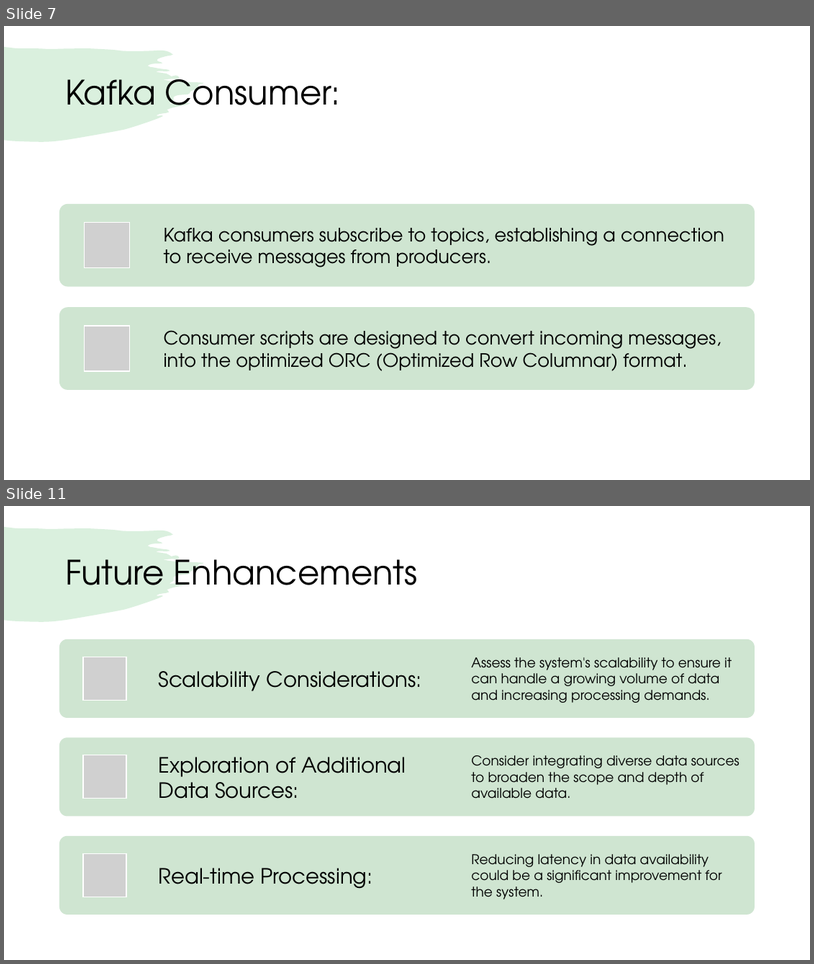
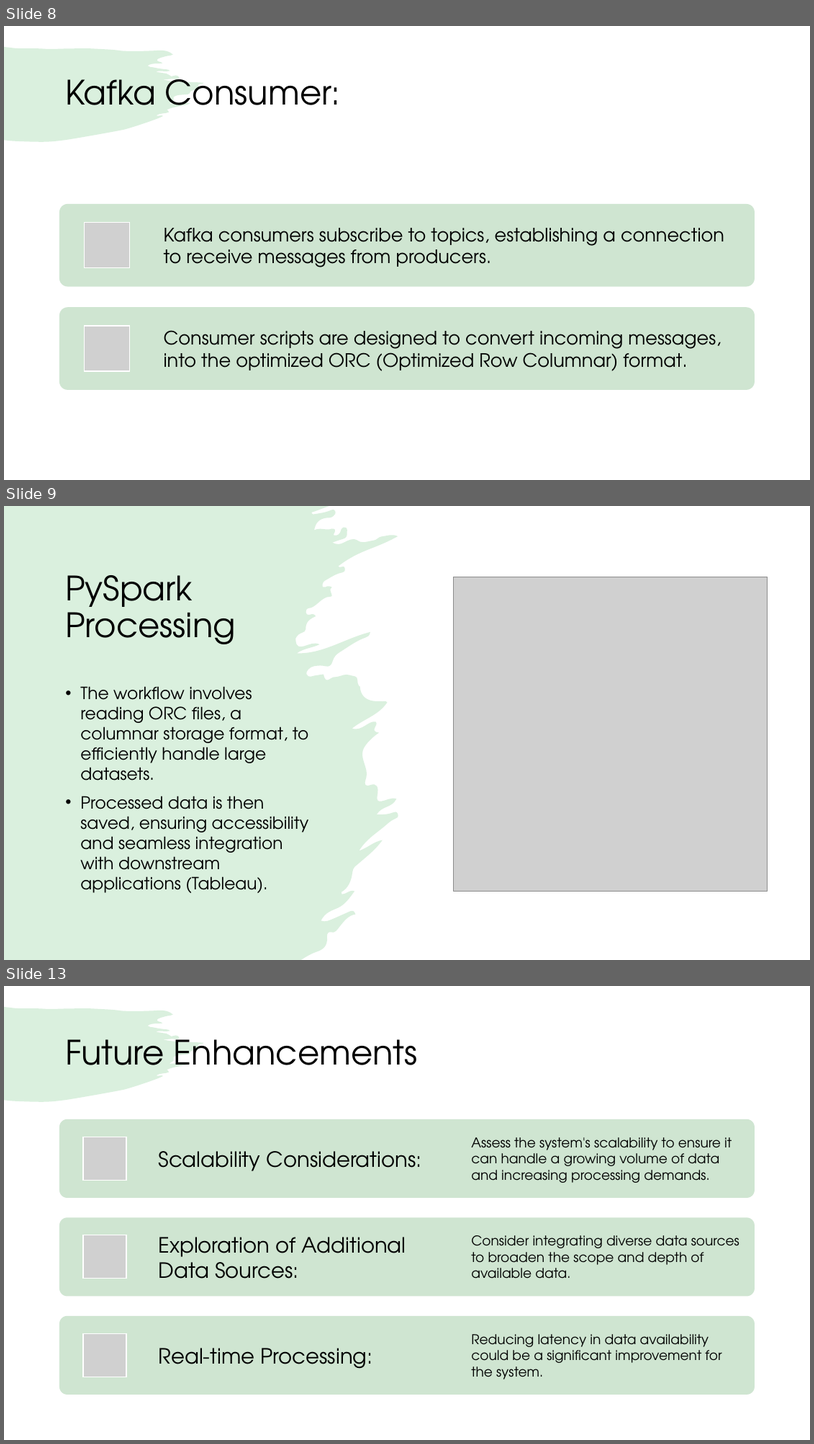
Before and after one commit to Pradyothsp/bd-pipeline, a slide deck: reports/Presentation.pptx. Shown one above the other, each under a label of ours: slides 7 and 11 before the commit, slides 8, 9 and 13 after it; the slides between them are not shown. The pictures are 814x964 and 814x1444 pixels, drawn with LibreOffice and Linux fonts; fonts in the diff are those of the drawing; grey boxes stand for pictures. Boxes give left, top, right and bottom in pixels: in the first picture for what was removed or moved away, otherwise in the second. Text is boxed around its words. In the diff, an @@ line names an element or a change of style, - is before the commit and + after.

Commit message:
ppt and tableau file

```diff
--- a/reports/Presentation.pptx
+++ b/reports/Presentation.pptx
@@ slide 9 added at box(4, 506, 810, 960), background #FFFFFF; not listed: 1 template element that a slide beside it also shows @@
@@ rectangle added at box(4, 506, 810, 960), fill #FFFFFF @@
@@ freeform shape added at box(4, 506, 399, 960), fill #48B75D at 20% opacity @@
@@ title added at box(65, 575, 236, 644), 40 pt, text #000000 @@
+PySpark Processing
@@ picture added at box(454, 577, 768, 890) @@
@@ text added at box(80, 686, 309, 893), 20 pt, text #000000 @@
+• The workflow involves reading ORC files, a columnar storage format, to efficiently handle large datasets.
+• Processed data is then saved, ensuring accessibility and seamless integration with downstream applications (Tableau).
@@ what was slide 7 is now slide 8 @@
@@ what was slide 11 is now slide 13 @@
```
Also in this commit, not shown: 3 slides changed, 4 other slides added, 3 slides removed, 2 other files.
